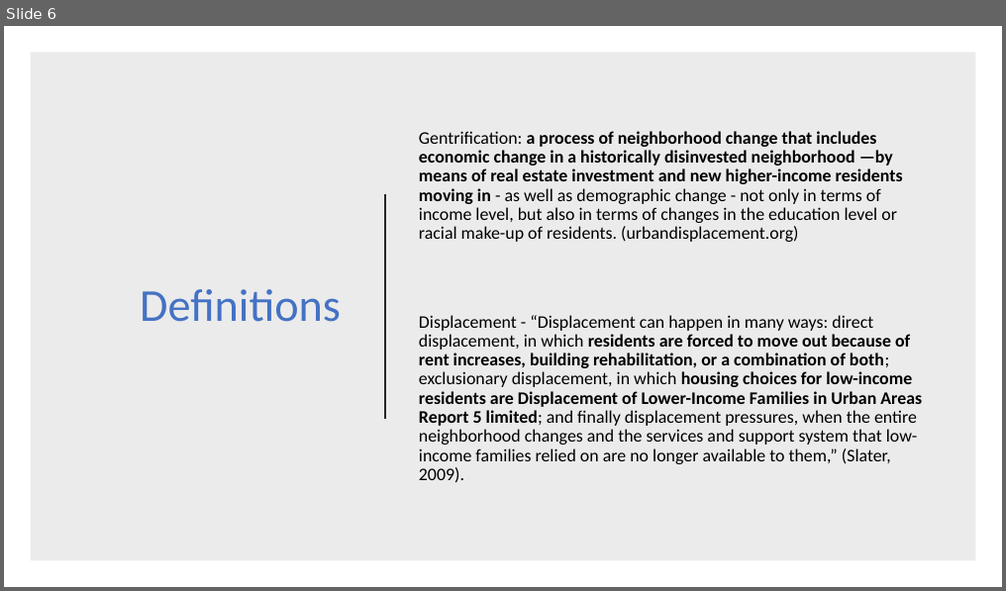
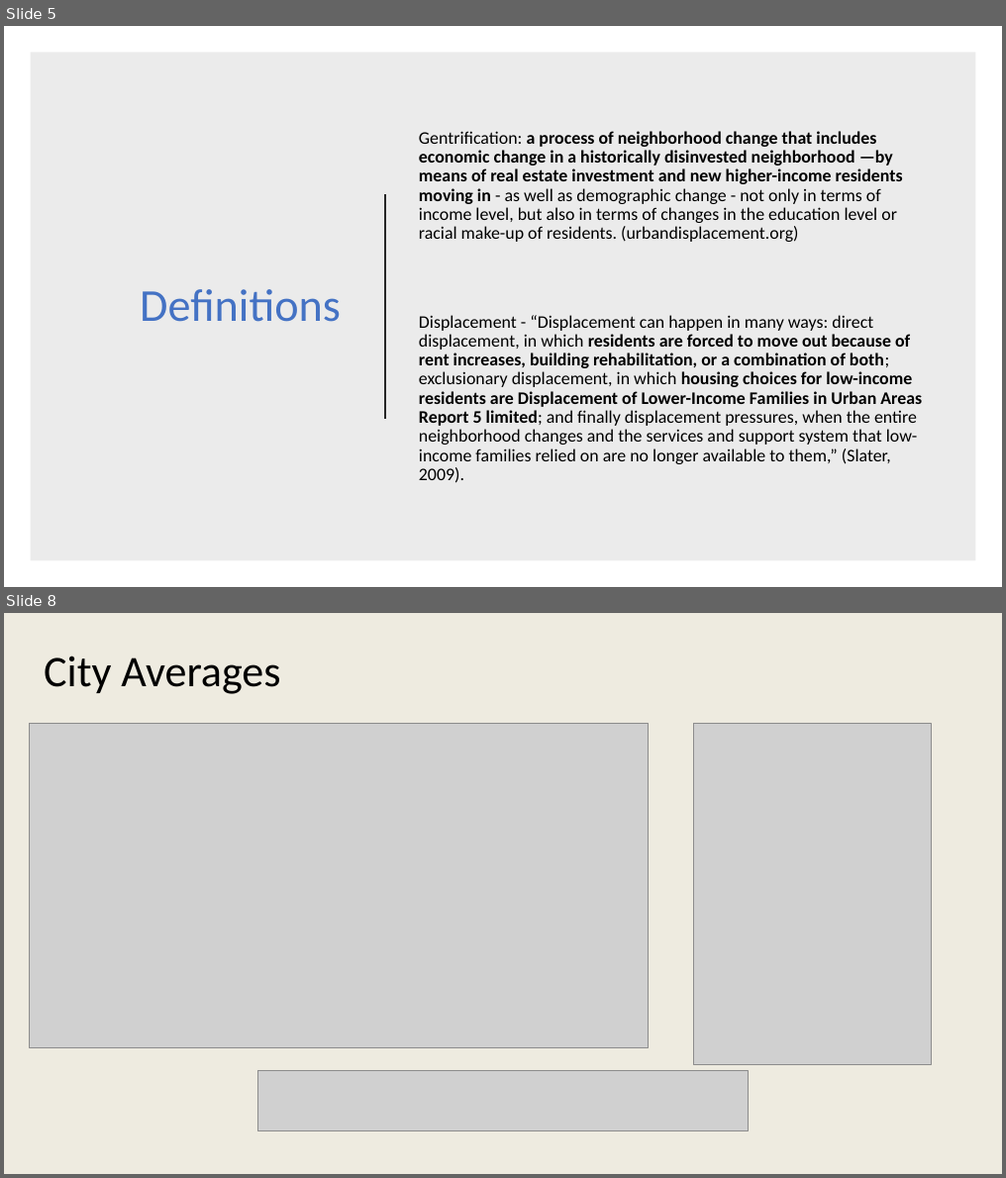
Before and after one commit to rbarre23/rbarre23, a slide deck: 5_Final_Project/3_Presentation/Gentrification and Citizenship.pptx. Shown one above the other, each under a label of ours: slide 6 before the commit, slides 5 and 8 after it; the slides between them are not shown. The pictures are 1006x591 and 1006x1178 pixels, drawn with LibreOffice and Linux fonts; fonts in the diff are those of the drawing; grey boxes stand for pictures. Boxes give left, top, right and bottom in pixels: in the first picture for what was removed or moved away, otherwise in the second. Text is boxed around its words. In the diff, an @@ line names an element or a change of style, - is before the commit and + after.

```diff
--- a/5_Final_Project/3_Presentation/Gentrification and Citizenship.pptx
+++ b/5_Final_Project/3_Presentation/Gentrification and Citizenship.pptx
@@ slide 8 added at bbox=[4, 613, 1002, 1174], background #FFFFFF @@
@@ rectangle added at bbox=[4, 613, 1002, 1174], fill #F2F2F2 @@
@@ rectangle added at bbox=[4, 613, 1002, 1174], fill #BF9000 at 7% opacity @@
@@ title added at bbox=[44, 656, 280, 694], 42 pt, text #000000 @@
+City Averages
@@ picture added at bbox=[30, 723, 648, 1048] @@
@@ picture added at bbox=[693, 723, 931, 1064] @@
@@ picture added at bbox=[257, 1070, 748, 1131] @@
@@ what was slide 6 is now slide 5 @@
```
Also in this commit, not shown: 2 slides changed, 3 other slides added, 2 slides removed, 3 other files.
